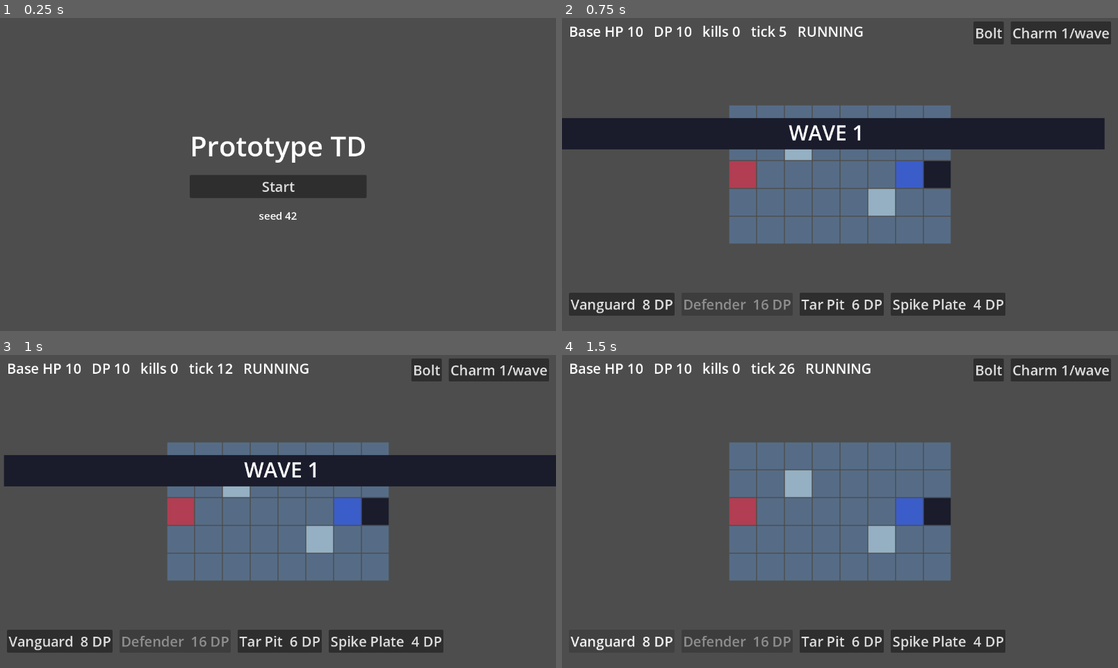
Above: before the commit, frames 1-4 (two rows, left to right).
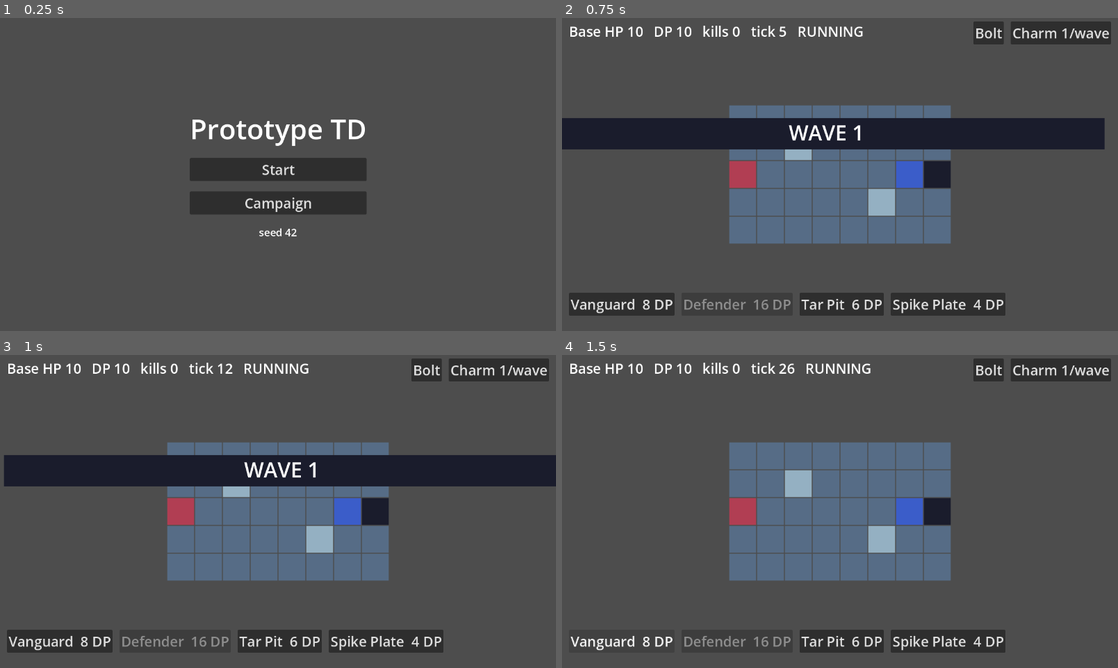
Above: after the commit, the same moments.

Repository: junnyboi/proto-td
Game: Godot game, scene res://scenes/title.tscn
The game is run twice, just before and just after one commit, with the same random seed, the same clock (stepped at 60 frames per second) and the same inputs.
Inputs:
- Up to frame 1 (0.25 s): no input
- Up to frame 2 (0.75 s): click "Start" at 0.5 s
- Up to frame 3 (1 s): no input
- Up to frame 4 (1.5 s): click "Vanguard 8 DP" at 1.25 s

The runs differ from the first frame. In frame 1, 5.9% of the frame differs, in the area x 34-66%, y 32-70%; in frame 2, nothing differs; in frame 3, nothing differs; in frame 4, nothing differs.

Commit message:
phase 10: campaign assembly — stage/squad select, unlock flow, results, campaign bot
Screens (rects + labels at the 2x floor, every control named for
click_view): title Campaign button; stage select (8 rows, disabled locks,
star readout, next-lesson hint); squad select (unlocked-only grid,
squad_size toggle cap, read-only loadout strip, prefill); results
(headline/stars/tallies + reward reveal, Retry/Continue). battle_view:
squad from Game.battle_squad(), bars filtered through loadout_*_ids
(catalog behavior preserved when no campaign runs), ContinueButton on the
result edge (campaign only, no auto-swap). Debug overlay: UnlockAll +
HFlow-wrapped rows for 11 stages.

campaign_flow scenario green both lanes (38 checks, 4 shots, completion
sentinel): locks -> picks -> S1 via bot timeline -> results reveal ->
progress -> s2 gate (spike absent until s2 clears). verify.sh --full ALL
GREEN: 14 scenarios x 2 lanes, 12 bots + tier-1 gates; bot_campaign
S1->S8 through the real unlock flow in ~0.6s wall.

Co-Authored-By: Claude Fable 5 <noreply@anthropic.com>

Diff:
--- a/FEATURES.json
+++ b/FEATURES.json
@@ -144,7 +144,7 @@
         "S6 bot minus charm cast loses",
         "bot_idle loses every stage"
       ],
-      "status": "failing",
+      "status": "passing",
       "scenarios": [
         "campaign_flow"
       ],
--- a/autoloads/debug.gd
+++ b/autoloads/debug.gd
@@ -158,7 +158,7 @@
 		column.add_child(row)
 
 
-func _build_stage_row() -> HBoxContainer:
+func _build_stage_row() -> HFlowContainer:
 	var row := _make_row("StageRow")
 	row.add_child(_make_label("stage"))
 	for stage_id: StringName in Game.stage_ids():
@@ -182,7 +182,7 @@
 	return grid
 
 
-func _build_dp_hp_row() -> HBoxContainer:
+func _build_dp_hp_row() -> HFlowContainer:
 	var row := _make_row("DpHpRow")
 	var specs: Array[Dictionary] = [
 		{"name": "DpPlus", "text": "DP +10"},
@@ -194,10 +194,14 @@
 		var btn := _make_button(spec["name"], spec["text"])
 		btn.pressed.connect(_on_dp_hp_pressed.bind(spec["name"] as String))
 		row.add_child(btn)
-	return row
-
-
-func _build_spell_row() -> HBoxContainer:
+	# the P8 "session-unlock strip" pointer lands here (td-phase-10.md §2.3.5)
+	var unlock := _make_button("UnlockAll", "Unlock all")
+	unlock.pressed.connect(func() -> void: Game.debug_unlock_all())
+	row.add_child(unlock)
+	return row
+
+
+func _build_spell_row() -> HFlowContainer:
 	var row := _make_row("SpellRow")
 	row.add_child(_make_label("reset"))
 	for spell_id: StringName in _scan_ids("res://data/spells"):
@@ -207,7 +211,7 @@
 	return row
 
 
-func _build_speed_row() -> HBoxContainer:
+func _build_speed_row() -> HFlowContainer:
 	var row := _make_row("SpeedRow")
 	row.add_child(_make_label("speed"))
 	for option: float in SPEED_OPTIONS:
@@ -248,10 +252,13 @@
 		model.apply_action([&"debug_reset_spell", spell_id])
 
 
-func _make_row(row_name: String) -> HBoxContainer:
-	var row := HBoxContainer.new()
+## Flow container so 11 stage buttons wrap instead of running off 1280 px
+## (Phase 10, K14 — a layout edit, never a check weakening).
+func _make_row(row_name: String) -> HFlowContainer:
+	var row := HFlowContainer.new()
 	row.name = row_name
-	row.add_theme_constant_override("separation", 8)
+	row.custom_minimum_size = Vector2(980, 0)
+	row.add_theme_constant_override("h_separation", 8)
 	return row
 
 
--- /dev/null
+++ b/scenes/results.tscn
@@ -0,0 +1,12 @@
+[gd_scene load_steps=2 format=3]
+
+[ext_resource type="Script" path="res://scripts/ui/results.gd" id="1"]
+
+[node name="Results" type="Control"]
+layout_mode = 3
+anchors_preset = 15
+anchor_right = 1.0
+anchor_bottom = 1.0
+grow_horizontal = 2
+grow_vertical = 2
+script = ExtResource("1")
--- /dev/null
+++ b/scenes/squad_select.tscn
@@ -0,0 +1,12 @@
+[gd_scene load_steps=2 format=3]
+
+[ext_resource type="Script" path="res://scripts/ui/squad_select.gd" id="1"]
+
+[node name="SquadSelect" type="Control"]
+layout_mode = 3
+anchors_preset = 15
+anchor_right = 1.0
+anchor_bottom = 1.0
+grow_horizontal = 2
+grow_vertical = 2
+script = ExtResource("1")
--- /dev/null
+++ b/scenes/stage_select.tscn
@@ -0,0 +1,12 @@
+[gd_scene load_steps=2 format=3]
+
+[ext_resource type="Script" path="res://scripts/ui/stage_select.gd" id="1"]
+
+[node name="StageSelect" type="Control"]
+layout_mode = 3
+anchors_preset = 15
+anchor_right = 1.0
+anchor_bottom = 1.0
+grow_horizontal = 2
+grow_vertical = 2
+script = ExtResource("1")
--- /dev/null
+++ b/scripts/ui/results.gd
@@ -0,0 +1,80 @@
+extends Control
+
+## Campaign results screen (Phase 10, td-phase-10.md §2.6): headline +
+## stars + tallies from Game.last_result, one "Unlocked:" line per granted
+## reward (the reveal), Continue (CLEAR -> stage select) and Retry (-> squad
+## select, same stage). The battle's stamp edge owns victory/defeat SFX —
+## this screen only clicks (L3).
+
+const FONT_SIZE := 32
+const HEADLINE_FONT_SIZE := 64
+const KIND_DIRS := {
+	&"operator": "res://data/operators",
+	&"trap": "res://data/traps",
+	&"spell": "res://data/spells",
+}
+
+
+func _ready() -> void:
+	Game.content = self
+	var result: Dictionary = Game.last_result
+	var cleared := int(result.get("result", 0)) == BattleModel.Result.CLEAR
+	var column := VBoxContainer.new()
+	column.name = "ResultsColumn"
+	column.set_anchors_preset(Control.PRESET_CENTER)
+	column.grow_horizontal = Control.GROW_DIRECTION_BOTH
+	column.grow_vertical = Control.GROW_DIRECTION_BOTH
+	column.add_theme_constant_override("separation", 14)
+	add_child(column)
+	column.add_child(_label("Headline", "CLEAR" if cleared else "DEFEAT", HEADLINE_FONT_SIZE))
+	if cleared:
+		column.add_child(_label("StarLine", "*".repeat(int(result.get("stars", 0))), HEADLINE_FONT_SIZE))
+	column.add_child(_label(
+		"TallyLine",
+		"kills %d   leaks %d" % [int(result.get("kills", 0)), int(result.get("leaks", 0))],
+		FONT_SIZE,
+	))
+	var granted: Array = result.get("rewards_granted", [])
+	for i: int in granted.size():
+		var reward: Dictionary = granted[i]
+		var def: Resource = load("%s/%s.tres" % [KIND_DIRS[reward["kind"]], reward["id"]])
+		column.add_child(_label(
+			"Reward%d" % i, "Unlocked: %s" % def.get("display_name"), FONT_SIZE,
+		))
+	var actions := HBoxContainer.new()
+	actions.name = "ActionRow"
+	actions.add_theme_constant_override("separation", 16)
+	actions.alignment = BoxContainer.ALIGNMENT_CENTER
+	column.add_child(actions)
+	var retry := Button.new()
+	retry.name = "RetryButton"
+	retry.text = "Retry"
+	retry.add_theme_font_size_override("font_size", FONT_SIZE)
+	retry.pressed.connect(_on_retry)
+	actions.add_child(retry)
+	if cleared:
+		var next := Button.new()
+		next.name = "ContinueToMap"
+		next.text = "Continue"
+		next.add_theme_font_size_override("font_size", FONT_SIZE)
+		next.pressed.connect(_on_continue)
+		actions.add_child(next)
+
+
+func _on_continue() -> void:
+	Sfx.play("ui_click")
+	Game.open_stage_select()
+
+
+func _on_retry() -> void:
+	Sfx.play("ui_click")
+	Game.open_squad_select()
+
+
+func _label(label_name: String, text: String, size_px: int) -> Label:
+	var label := Label.new()
+	label.name = label_name
+	label.text = text
+	label.add_theme_font_size_override("font_size", size_px)
+	label.horizontal_alignment = HORIZONTAL_ALIGNMENT_CENTER
+	return label
--- a/scripts/ui/spell_bar.gd
+++ b/scripts/ui/spell_bar.gd
@@ -22,6 +22,7 @@
 var model: BattleModel = null
 var view: Node2D = null
 
+var _allowed: Array[StringName] = []
 var _buttons: Dictionary = {}
 var _sweeps: Dictionary = {}
 var _targeting: StringName = &""
@@ -30,10 +31,17 @@
 
 
 ## Call after add_child: sized from the viewport (a Control under a Node2D
-## parent gets no anchor-based layout).
-func setup(battle_model: BattleModel, battle_view: Node2D) -> void:
+## parent gets no anchor-based layout). spell_ids filters the buttons to the
+## caller's loadout (Phase 10, UI-only gating — the model stays
+## catalog-validated); empty means the full spell book.
+func setup(
+	battle_model: BattleModel,
+	battle_view: Node2D,
+	spell_ids: Array[StringName] = [],
+) -> void:
 	model = battle_model
 	view = battle_view
+	_allowed = spell_ids
 	mouse_filter = Control.MOUSE_FILTER_IGNORE
 	position = Vector2.ZERO
 	size = get_viewport().get_visible_rect().size
@@ -51,6 +59,8 @@
 	box.add_theme_constant_override("separation", 16)
 	add_child(box)
 	for spell_id: StringName in model.spell_book.ids:
+		if not _allowed.is_empty() and not _allowed.has(spell_id):
+			continue
 		var def := model.spell_book.def_of(spell_id)
 		var slot := Button.new()
 		slot.name = "Spell_%s" % spell_id
--- /dev/null
+++ b/scripts/ui/squad_select.gd
@@ -0,0 +1,128 @@
+extends Control
+
+## Campaign squad select (Phase 10, td-phase-10.md §2.6): toggle up to
+## squad_size of the UNLOCKED operators (class-colored text — portraits are
+## Lane A), read-only loadout strip for unlocked traps/spells (global verbs,
+## always available in battle), the stage's intro_hint, StartBattle gated on
+## >= 1 pick. squad_size is enforced HERE only — the model accepts any
+## squad (K6 pin). Pre-fills the previous selection ∩ unlocked.
+
+const FONT_SIZE := 32
+const HINT_FONT_SIZE := 24
+const GRID_COLUMNS := 5
+
+var _stage: StageDef = null
+var _picked: Array[StringName] = []
+var _buttons: Dictionary = {}
+var _counter: Label = null
+var _start: Button = null
+
+
+func _ready() -> void:
+	Game.content = self
+	_stage = load("res://data/stages/%s.tres" % Game.selected_stage_id) as StageDef
+	var column := VBoxContainer.new()
+	column.name = "SquadColumn"
+	column.set_anchors_preset(Control.PRESET_CENTER)
+	column.grow_horizontal = Control.GROW_DIRECTION_BOTH
+	column.grow_vertical = Control.GROW_DIRECTION_BOTH
+	column.add_theme_constant_override("separation", 12)
+	add_child(column)
+	column.add_child(_label("SquadHeading", "%s — pick your squad" % _stage.title, FONT_SIZE))
+	column.add_child(_label("IntroHint", _stage.intro_hint, HINT_FONT_SIZE))
+	var grid := GridContainer.new()
+	grid.name = "OperatorGrid"
+	grid.columns = GRID_COLUMNS
+	grid.add_theme_constant_override("h_separation", 10)
+	grid.add_theme_constant_override("v_separation", 10)
+	column.add_child(grid)
+	for op_id: StringName in Game.loadout_operator_ids():
+		var def := load("res://data/operators/%s.tres" % op_id) as OperatorDef
+		var pick := Button.new()
+		pick.name = "Pick_%s" % op_id
+		pick.toggle_mode = true
+		pick.text = "%s\n%d DP" % [def.display_name, def.dp_cost]
+		pick.add_theme_font_size_override("font_size", HINT_FONT_SIZE)
+		pick.toggled.connect(_on_pick_toggled.bind(op_id))
+		grid.add_child(pick)
+		_buttons[op_id] = pick
+	_counter = _label("PickCounter", "", FONT_SIZE)
+	column.add_child(_counter)
+	column.add_child(_label("LoadoutStrip", _loadout_text(), HINT_FONT_SIZE))
+	var actions := HBoxContainer.new()
+	actions.name = "ActionRow"
+	actions.add_theme_constant_override("separation", 16)
+	actions.alignment = BoxContainer.ALIGNMENT_CENTER
+	column.add_child(actions)
+	var back := Button.new()
+	back.name = "BackButton"
+	back.text = "Back"
+	back.add_theme_font_size_override("font_size", FONT_SIZE)
+	back.pressed.connect(_on_back)
+	actions.add_child(back)
+	_start = Button.new()
+	_start.name = "StartBattle"
+	_start.text = "Start Battle"
+	_start.add_theme_font_size_override("font_size", FONT_SIZE)
+	_start.pressed.connect(_on_start)
+	actions.add_child(_start)
+	_prefill()
+	_refresh()
+
+
+## previous selection ∩ unlocked, truncated to squad_size (§2.3.4 QoL)
+func _prefill() -> void:
+	for op_id: StringName in Game.selected_squad:
+		if _picked.size() >= _stage.squad_size:
+			break
+		if _buttons.has(op_id):
+			_picked.append(op_id)
+			(_buttons[op_id] as Button).set_pressed_no_signal(true)
+
+
+func _loadout_text() -> String:
+	var gear: Array[String] = []
+	for trap_id: StringName in Game.loadout_trap_ids():
+		var trap := load("res://data/traps/%s.tres" % trap_id) as TrapDef
+		gear.append(trap.display_name)
+	for spell_id: StringName in Game.loadout_spell_ids():
+		var spell := load("res://data/spells/%s.tres" % spell_id) as SpellDef
+		gear.append(spell.display_name)
+	if gear.is_empty():
+		return "Loadout: nothing unlocked yet"
+	return "Loadout (always available): " + ", ".join(gear)
+
+
+func _on_pick_toggled(pressed: bool, op_id: StringName) -> void:
+	if pressed:
+		if _picked.size() >= _stage.squad_size:
+			(_buttons[op_id] as Button).set_pressed_no_signal(false)
+			return
+		_picked.append(op_id)
+	else:
+		_picked.erase(op_id)
+	_refresh()
+
+
+func _refresh() -> void:
+	_counter.text = "%d/%d selected" % [_picked.size(), _stage.squad_size]
+	_start.disabled = _picked.is_empty()
+
+
+func _on_back() -> void:
+	Sfx.play("ui_click")
+	Game.open_stage_select()
+
+
+func _on_start() -> void:
+	Sfx.play("ui_click")
+	Game.start_stage(_stage.id, _picked)
+
+
+func _label(label_name: String, text: String, size_px: int) -> Label:
+	var label := Label.new()
+	label.name = label_name
+	label.text = text
+	label.add_theme_font_size_override("font_size", size_px)
+	label.horizontal_alignment = HORIZONTAL_ALIGNMENT_CENTER
+	return label
--- /dev/null
+++ b/scripts/ui/stage_select.gd
@@ -0,0 +1,64 @@
+extends Control
+
+## Campaign stage select (Phase 10, td-phase-10.md §2.6): a vertical list of
+## the eight campaign stages — honest floor, not a map. Locked rows are
+## disabled Buttons (dimmed by the theme, click = no-op); cleared rows show
+## their best stars as asterisks. Buttons named Stage_<id> for click_view.
+## Rects + labels at the 2x font floor; art is Lane A's.
+
+const FONT_SIZE := 32
+const TITLE_FONT_SIZE := 48
+const HINT_FONT_SIZE := 24
+
+
+func _ready() -> void:
+	Game.content = self
+	var column := VBoxContainer.new()
+	column.name = "StageColumn"
+	column.set_anchors_preset(Control.PRESET_CENTER)
+	column.grow_horizontal = Control.GROW_DIRECTION_BOTH
+	column.grow_vertical = Control.GROW_DIRECTION_BOTH
+	column.add_theme_constant_override("separation", 10)
+	add_child(column)
+	var heading := Label.new()
+	heading.name = "CampaignHeading"
+	heading.text = "Campaign"
+	heading.add_theme_font_size_override("font_size", TITLE_FONT_SIZE)
+	heading.horizontal_alignment = HORIZONTAL_ALIGNMENT_CENTER
+	column.add_child(heading)
+	var next_hint := ""
+	for stage_id: StringName in Game.campaign_stage_ids():
+		var stage := load("res://data/stages/%s.tres" % stage_id) as StageDef
+		var unlocked: bool = Game.is_stage_unlocked(stage_id)
+		var row := Button.new()
+		row.name = "Stage_%s" % stage_id
+		row.text = _row_text(stage, unlocked)
+		row.disabled = not unlocked
+		row.add_theme_font_size_override("font_size", FONT_SIZE)
+		row.pressed.connect(_on_stage_pressed.bind(stage_id))
+		column.add_child(row)
+		if unlocked and not Game.campaign.stage_stars.has(stage_id):
+			next_hint = stage.intro_hint
+	if not next_hint.is_empty():
+		var hint := Label.new()
+		hint.name = "NextHint"
+		hint.text = next_hint
+		hint.add_theme_font_size_override("font_size", HINT_FONT_SIZE)
+		hint.horizontal_alignment = HORIZONTAL_ALIGNMENT_CENTER
+		column.add_child(hint)
+
+
+func _row_text(stage: StageDef, unlocked: bool) -> String:
+	var stars := int(Game.campaign.stage_stars.get(stage.id, 0))
+	var suffix := ""
+	if not unlocked:
+		suffix = "  LOCKED"
+	elif stars > 0:
+		suffix = "  " + "*".repeat(stars)
+	return "%d. %s%s" % [stage.campaign_index, stage.title, suffix]
+
+
+func _on_stage_pressed(stage_id: StringName) -> void:
+	Sfx.play("ui_click")
+	Game.selected_stage_id = stage_id
+	Game.open_squad_select()
--- a/scripts/ui/title.gd
+++ b/scripts/ui/title.gd
@@ -32,6 +32,13 @@
 	button.pressed.connect(_on_start_pressed)
 	vbox.add_child(button)
 
+	var campaign := Button.new()
+	campaign.name = "CampaignButton"
+	campaign.text = "Campaign"
+	campaign.add_theme_font_size_override("font_size", FONT_SIZE_BUTTON)
+	campaign.pressed.connect(_on_campaign_pressed)
+	vbox.add_child(campaign)
+
 	var footer := Label.new()
 	footer.name = "FooterLabel"
 	footer.text = "seed %d" % Game.run_seed
@@ -44,3 +51,8 @@
 
 func _on_start_pressed() -> void:
 	Game.start_battle(Game.default_stage_id)
+
+
+func _on_campaign_pressed() -> void:
+	Sfx.play("ui_click")
+	Game.start_campaign()
--- a/scripts/view/battle_view.gd
+++ b/scripts/view/battle_view.gd
@@ -141,14 +141,21 @@
 	)
 	_portrait_flash.visible = false
 	add_child(_portrait_flash)
+	# loadout gating is UI-only (td-phase-6-7 §2.1): the bars see the
+	# unlocked sets while a campaign runs, the full catalogs otherwise —
+	# the model stays catalog-validated either way
+	var bar_traps: Dictionary = {}
+	for trap_id: StringName in Game.loadout_trap_ids():
+		if _trap_defs.has(trap_id):
+			bar_traps[trap_id] = _trap_defs[trap_id]
 	var bar := DeployBar.new()
 	bar.name = "DeployBar"
 	add_child(bar)
-	bar.setup(model, self, _op_defs, _trap_defs)
+	bar.setup(model, self, _op_defs, bar_traps)
 	var spells := SpellBar.new()
 	spells.name = "SpellBar"
 	add_child(spells)
-	spells.setup(model, self)
+	spells.setup(model, self, Game.loadout_spell_ids())
 
 
 ## Screen-space center of a grid cell (no camera: world == screen). The
@@ -304,6 +311,25 @@
 	else:
 		_juice.stamp("DEFEAT", 0)
 		Sfx.play("defeat")
+	# campaign flow: a real Button (the juice layer is MOUSE_FILTER_IGNORE
+	# territory) under the stamp band; no auto-swap — scenarios and bots
+	# must be able to inspect the terminal state (td-phase-10.md §2.6)
+	if Game.campaign_active:
+		var next := Button.new()
+		next.name = "ContinueButton"
+		next.text = "Continue"
+		next.add_theme_font_size_override("font_size", HUD_FONT_SIZE)
+		add_child(next)
+		var viewport := get_viewport_rect().size
+		next.position = Vector2(
+			(viewport.x - next.get_combined_minimum_size().x) * 0.5, viewport.y * 0.5 + 120.0
+		)
+		next.pressed.connect(_on_continue_pressed)
+
+
+func _on_continue_pressed() -> void:
+	Sfx.play("ui_click")
+	Game.open_results()
 
 
 ## item 6: snap SFX keys off the triggers counter (exact); the sprung frame
--- /dev/null
+++ b/selftest/scenarios/campaign_flow.gd
@@ -0,0 +1,184 @@
+extends RefCounted
+
+## Phase 10 scenario (td-phase-10.md §5): title -> Campaign -> stage select
+## (locks) -> squad select (picks, counter, empty loadout) -> S1 battle
+## (bot_stage_01's timeline through the seam) -> Continue -> results (stars,
+## reward reveal) -> stage select (progress) -> s2 squad select (guard_2
+## present, spike still absent — it unlocks at s2's clear, not before).
+## Raw input once per new surface; every screen node fetched only after the
+## deferred swap lands (the P9 null-rect lesson); completion sentinel on.
+
+const PICKS: Array[StringName] = [&"vanguard_1", &"guard_1", &"defender_1"]
+
+
+func run(h: SelfTestHarness) -> void:
+	h.max_frames = 3000
+	await h.frames(10)
+	var game := h.autoload("Game")
+	h.expect_done()
+
+	# title -> Campaign (raw click)
+	var title := game.get("content") as Control
+	var campaign_btn := title.find_child("CampaignButton", true, false) as Button
+	h.check("campaign button on the title", campaign_btn != null)
+	if campaign_btn == null:
+		return
+	await h.click_view(campaign_btn.get_global_rect().get_center())
+	var select := await _await_screen(h, game, "StageColumn")
+	h.check("stage select opened", select != null)
+	if select == null:
+		return
+
+	# locks: exactly s1 unlocked, s2 dimmed and click is a no-op
+	var rows := 0
+	for stage_id: StringName in game.call("campaign_stage_ids"):
+		var row := select.find_child("Stage_%s" % stage_id, true, false) as Button
+		if row != null:
+			rows += 1
+			var should_lock := stage_id != &"s1"
+			h.check(
+				"row %s lock state" % stage_id, row.disabled == should_lock,
+				"disabled=%s" % row.disabled,
+			)
+	h.check("eight campaign rows", rows == 8)
+	var s2_row := select.find_child("Stage_s2", true, false) as Button
+	await h.click_view(s2_row.get_global_rect().get_center())
+	await h.frames(5)
+	h.check("locked row click is a no-op", game.get("content") == select)
+	await h.shot("stage_select_locked")
+
+	# s1 -> squad select (raw click)
+	var s1_row := select.find_child("Stage_s1", true, false) as Button
+	await h.click_view(s1_row.get_global_rect().get_center())
+	var squad_screen := await _await_screen(h, game, "SquadColumn")
+	h.check("squad select opened", squad_screen != null)
+	if squad_screen == null:
+		return
+	var grid := squad_screen.find_child("OperatorGrid", true, false)
+	h.check("exactly the five starting operators", grid.get_child_count() == 5)
+	var start_btn := squad_screen.find_child("StartBattle", true, false) as Button
+	h.check("StartBattle disabled before any pick", start_btn.disabled)
+	for op_id: StringName in PICKS:
+		var pick := squad_screen.find_child("Pick_%s" % op_id, true, false) as Button
+		await h.click_view(pick.get_global_rect().get_center())
+	var counter := squad_screen.find_child("PickCounter", true, false) as Label
+	h.check("counter reads 3/3", counter.text.begins_with("3/3"), counter.text)
+	var fourth := squad_screen.find_child("Pick_caster_1", true, false) as Button
+	await h.click_view(fourth.get_global_rect().get_center())
+	h.check("a fourth pick rejects", counter.text.begins_with("3/3"), counter.text)
+	h.check("fourth button not stuck pressed", not fourth.button_pressed)
+	var strip := squad_screen.find_child("LoadoutStrip", true, false) as Label
+	h.check("loadout strip empty pre-unlocks", strip.text.contains("nothing unlocked"))
+	h.check("StartBattle enabled after picks", not start_btn.disabled)
+	await h.shot("squad_select")
+	await _battle_and_progress(h, game, start_btn)
+
+
+## Second half (own function to keep run() within the lint's return
+## budget): S1 battle -> Continue -> results -> progress -> s2 gate.
+func _battle_and_progress(h: SelfTestHarness, game: Node, start_btn: Button) -> void:
+	await h.click_view(start_btn.get_global_rect().get_center())
+	var budget := 120
+	while budget > 0 and game.get("current_battle") == null:
+		budget -= 1
+		await h.frames(1)
+	await h.frames(2)
+	var model: BattleModel = game.get("current_battle")
+	h.check("s1 booted", model != null and model.stage.id == &"s1")
+	if model == null:
+		return
+	h.check("model squad == picked squad", model.squad == PICKS, str(model.squad))
+	var view := game.get("content") as Node2D
+	view.set("ticks_per_frame_scale", 0.0)
+	var bot: StageBot = (load("res://playtests/bots/bot_stage_01.gd") as GDScript).new()
+	var rows_tl: Array = bot.timeline()
+	rows_tl.sort_custom(func(a: Array, b: Array) -> bool: return int(a[0]) < int(b[0]))
+	var idx := 0
+	while model.result == BattleModel.Result.RUNNING and model.tick < 4000:
+		while idx < rows_tl.size() and int(rows_tl[idx][0]) == model.tick:
+			h.check(
+				"s1 timeline action accepted",
+				model.apply_action((rows_tl[idx] as Array).slice(1)),
+			)
+			idx += 1
+		model.step()
+		if model.tick % 300 == 0:
+			await h.frames(1)
+	h.check("s1 cleared", model.result == BattleModel.Result.CLEAR, "leaked=%d" % model.leaked)
+	await h.frames(4)
+
+	# terminal -> Continue button -> results
+	var continue_btn := view.find_child("ContinueButton", true, false) as Button
+	h.check("ContinueButton appeared (campaign active)", continue_btn != null)
+	if continue_btn == null:
+		return
+	await h.click_view(continue_btn.get_global_rect().get_center())
+	var results := await _await_screen(h, game, "ResultsColumn")
+	h.check("results opened", results != null)
+	if results == null:
+		return
+	var headline := results.find_child("Headline", true, false) as Label
+	h.check("headline reads CLEAR", headline.text == "CLEAR")
+	var stars_label := results.find_child("StarLine", true, false) as Label
+	h.check(
+		"star line matches the model", stars_label.text == "*".repeat(model.stars),
+		"%s vs %d" % [stars_label.text, model.stars],
+	)
+	var reward_label := results.find_child("Reward0", true, false) as Label
+	var guard_2 := load("res://data/operators/guard_2.tres") as OperatorDef
+	h.check(
+		"reward reveal names s1's reward", reward_label != null
+		and reward_label.text.contains(guard_2.display_name), str(reward_label),
+	)
+	await h.shot("results_reward")
+
+	# back to stage select: progress visible, s2 open
+	var to_map := results.find_child("ContinueToMap", true, false) as Button
+	await h.click_view(to_map.get_global_rect().get_center())
+	var select2 := await _await_screen(h, game, "StageColumn")
+	h.check("stage select re-opened", select2 != null)
+	if select2 == null:
+		return
+	var s1_after := select2.find_child("Stage_s1", true, false) as Button
+	h.check("s1 row shows stars", s1_after.text.contains("*"), s1_after.text)
+	var s2_after := select2.find_child("Stage_s2", true, false) as Button
+	h.check("s2 unlocked after the clear", not s2_after.disabled)
+	await h.shot("stage_select_progress")
+
+	# s2 squad select via seam: guard_2 present, spike_plate still absent
+	game.set("selected_stage_id", &"s2")
+	game.call("open_squad_select")
+	var squad2 := await _await_screen(h, game, "SquadColumn")
+	h.check("s2 squad select opened", squad2 != null)
+	if squad2 == null:
+		return
+	var grid2 := squad2.find_child("OperatorGrid", true, false)
+	h.check("guard_2 joined the grid (6 operators)", grid2.get_child_count() == 6)
+	h.check(
+		"guard_2 button present",
+		squad2.find_child("Pick_guard_2", true, false) != null,
+	)
+	var strip2 := squad2.find_child("LoadoutStrip", true, false) as Label
+	h.check(
+		"spike still locked (unlocks at s2's clear, not before)",
+		strip2.text.contains("nothing unlocked"), strip2.text,
+	)
+	h.done()
+
+
+## Awaits the deferred content swap and returns the new screen (null on
+## timeout) — nodes are only fetched after the swap lands (L4).
+func _await_screen(h: SelfTestHarness, game: Node, marker: String) -> Control:
+	var budget := 120
+	while budget > 0:
+		var content := game.get("content") as Node
+		if content != null and is_instance_valid(content) \
+				and content is Control and content.find_child(marker, true, false) != null:
+			# let a layout pass position the fresh Controls before anyone
+			# reads get_global_rect() for a click (unsettled rects overlap
+			# at origin and rapid clicks land on the wrong button)
+			await h.frames(3)
+			return content
+		budget -= 1
+		await h.frames(1)
+	return null
Not shown, added: scripts/ui/results.gd.uid
Not shown, added: scripts/ui/squad_select.gd.uid
Not shown, added: scripts/ui/stage_select.gd.uid
Not shown, added: selftest/scenarios/campaign_flow.gd.uid
Not shown, changed: PAINPOINTS.md
